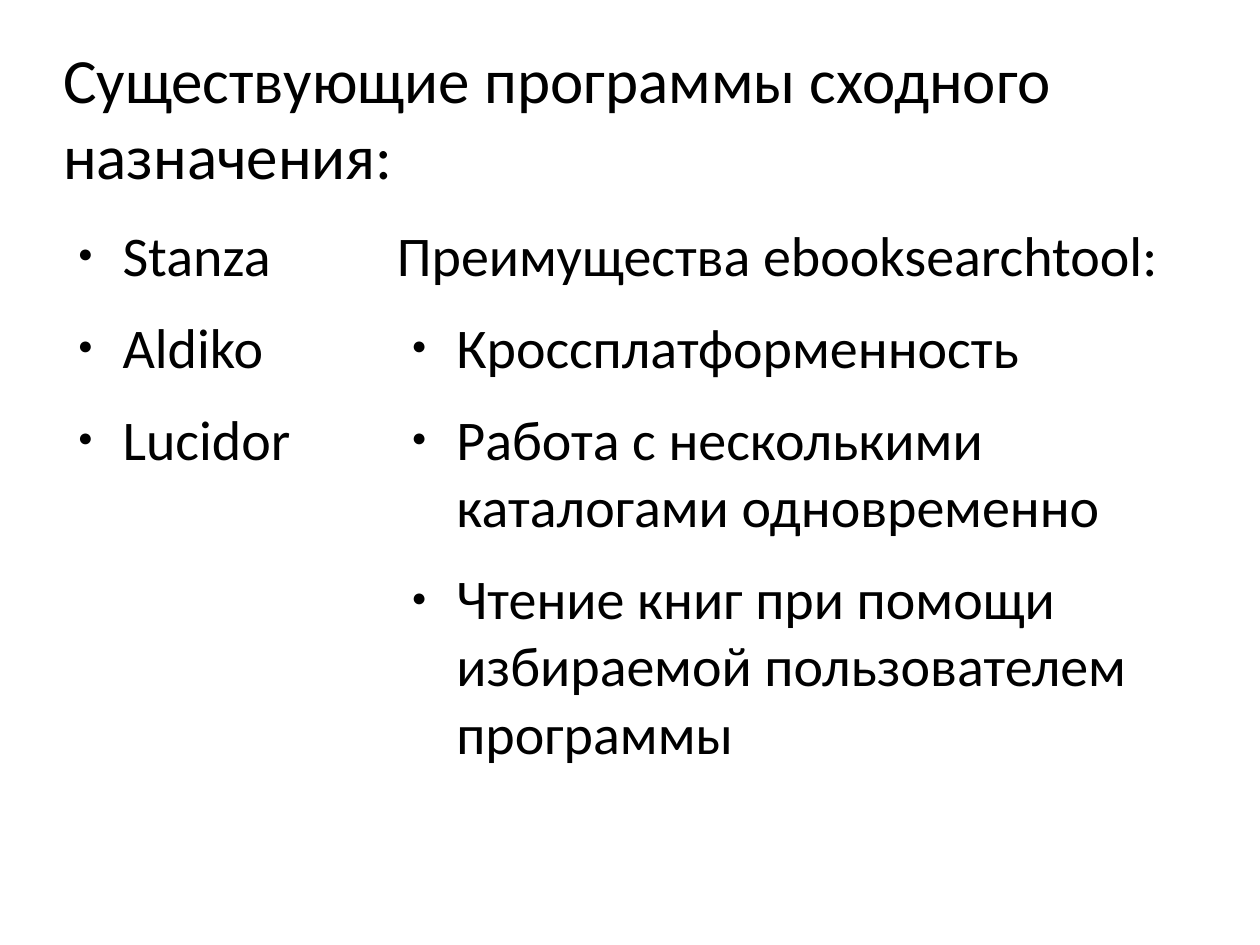
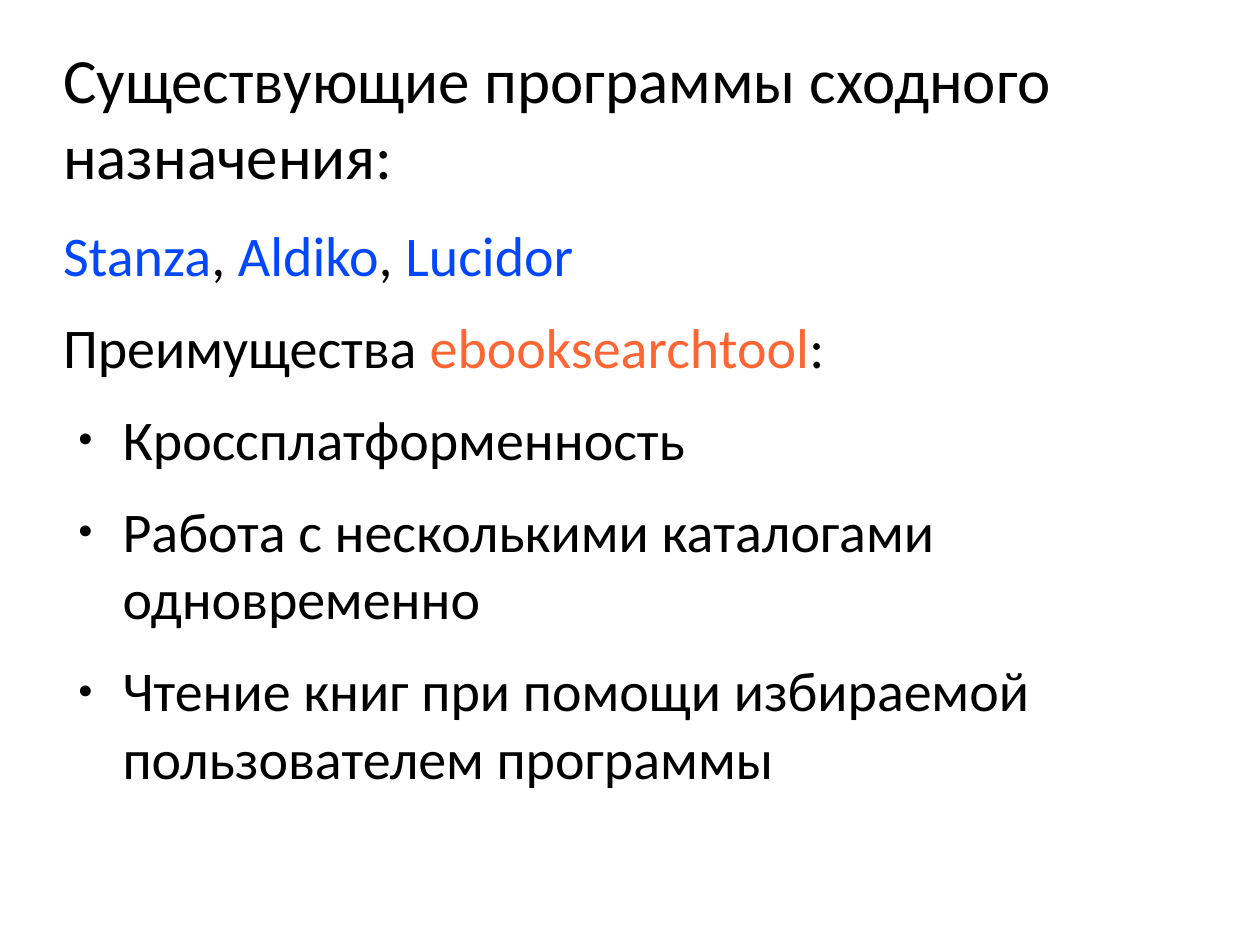
Before and after one commit to kropp/ebooksearchtool, a slide deck: slide 4 of client-java/Presentation.odp. Drawn at 1260x945 pixels with LibreOffice and Linux fonts; fonts in the diff are those of the drawing. Boxes give left, top, right and bottom in pixels: in the first picture for what was removed or moved away, otherwise in the second. Text is boxed around its words. In the diff, an @@ line names an element or a change of style, - is before the commit and + after.

```diff
--- a/client-java/Presentation.odp
+++ b/client-java/Presentation.odp
@@ text at <box>63,237,573,283</box>: paragraph added @@
+Stanza, Aldiko, Lucidor
@@ text "Stanza, Aldiko, Lucidor": place and size @@
-text "Stanza, Aldiko, Lucidor" at <box>397,237,1157,763</box>
+text "Stanza, Aldiko, Lucidor" at <box>63,237,1029,788</box>
@@ text removed at <box>123,239,291,461</box> @@
-● Stanza
-● Aldiko
-● Lucidor
@@ text at <box>63,329,825,378</box>: text colour #000000 to #FF6633 in "ebooksearchtool:" @@
```
Also in this commit, not shown: 3 other slides changed, 1 slide added, 2 other files.
